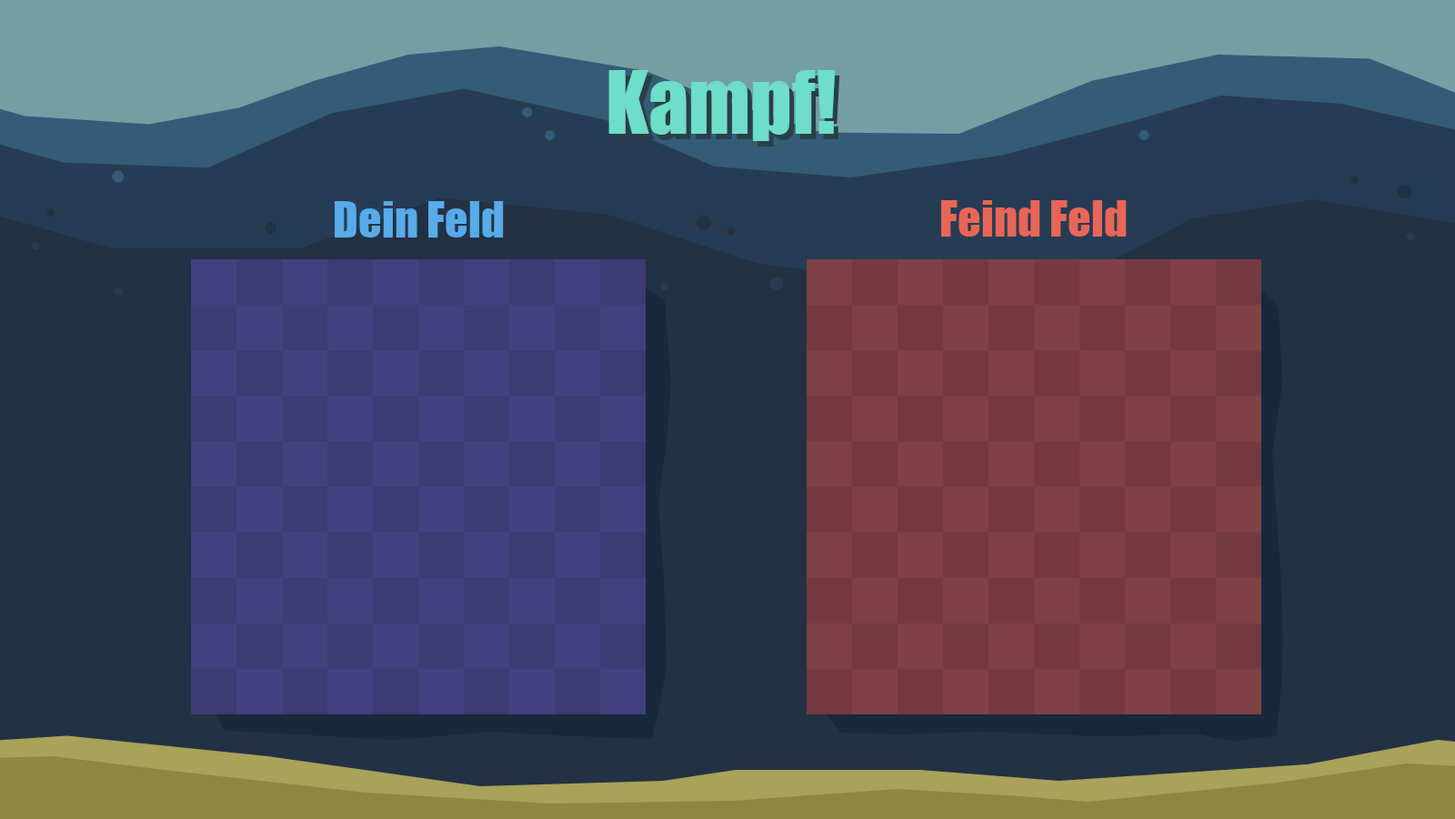
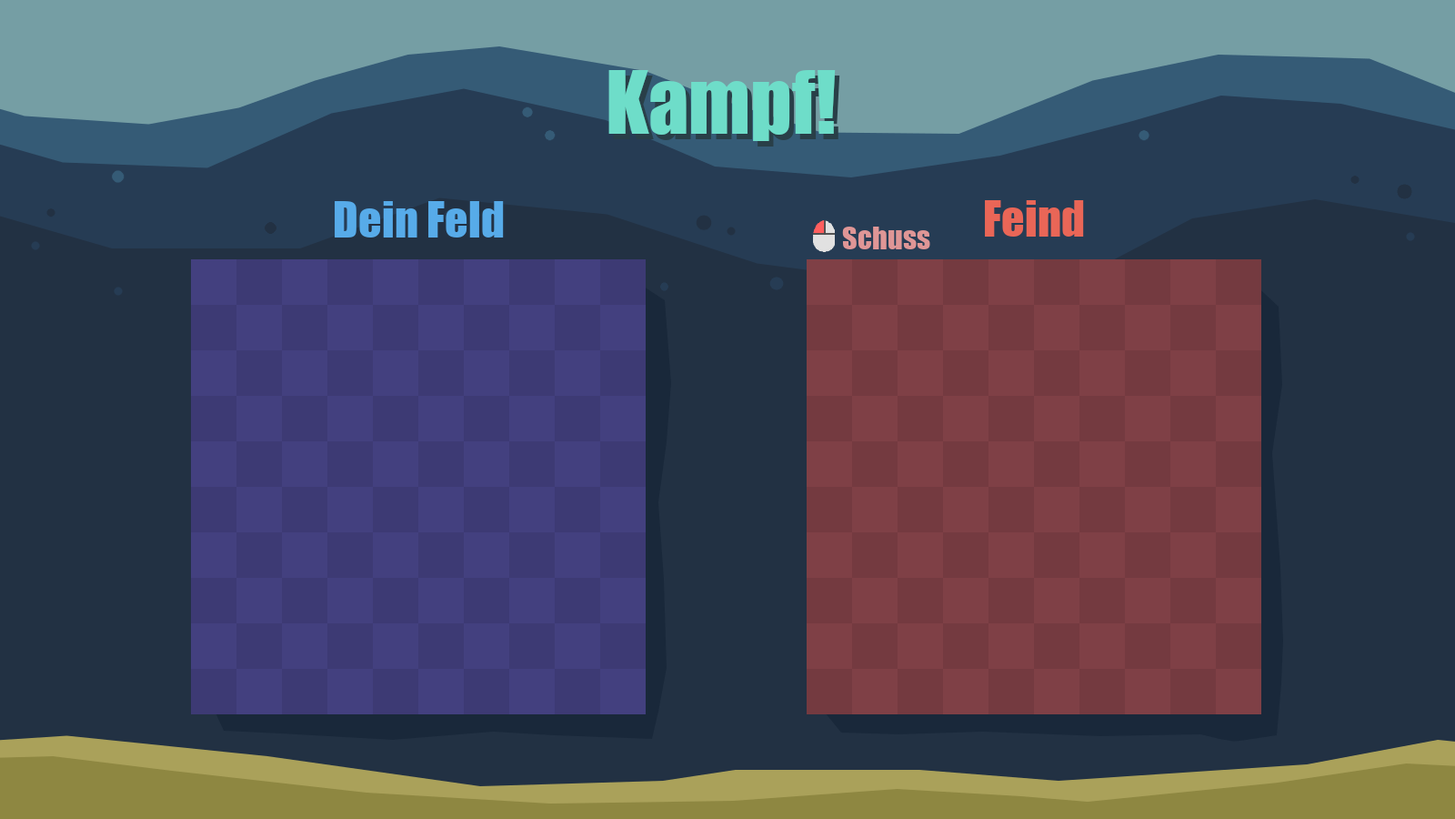
The second 1455px x 819px image is a revision of the first. Changes to its layers:
added layer "Schuss" above "Eingefügte Ebene #2" over [842, 226, 931, 250]
added layer "Eingefügte Ebene #2" above "Dein Feld" over [813, 220, 835, 252]
renamed "Feind Feld" to "Feind", painted on it over [941, 200, 1127, 237]
